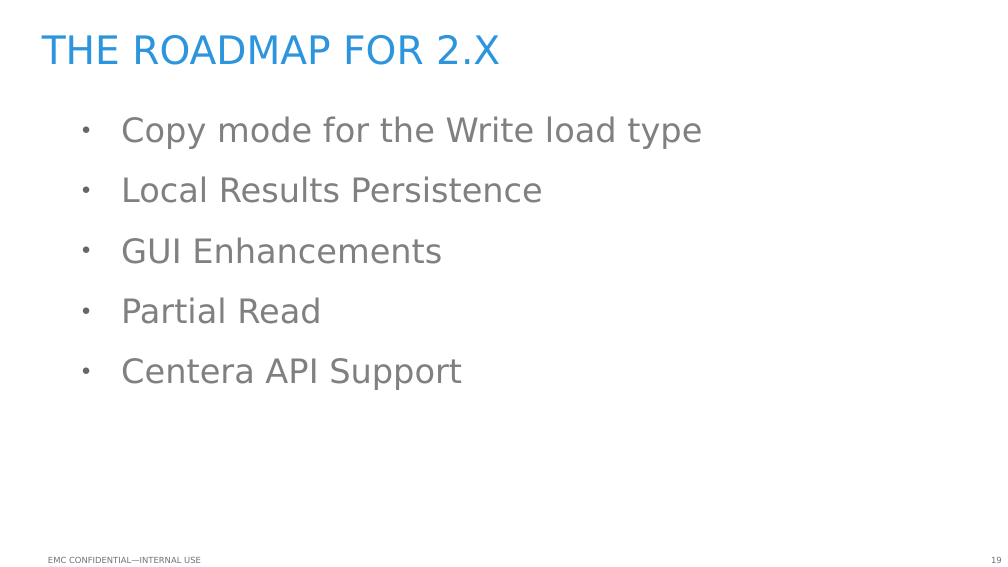
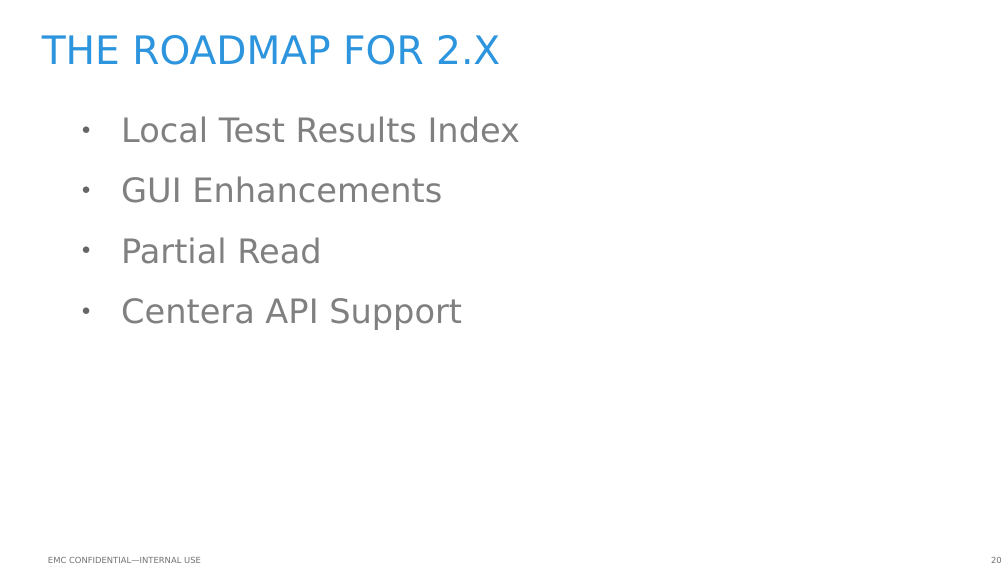
Before and after one commit to emc-mongoose/mongoose, a slide deck: slide 20 of doc/emcmongoosev2.odp (slide 19 before the commit). Drawn at 1008x567 pixels with LibreOffice and Linux fonts; fonts in the diff are those of the drawing; background and template pictures are left out. Boxes give left, top, right and bottom in pixels: in the first picture for what was removed or moved away, otherwise in the second. Text is boxed around its words. In the diff, an @@ line names an element or a change of style, - is before the commit and + after.

Commit message:
updated the presentation

```diff
--- a/doc/emcmongoosev2.odp
+++ b/doc/emcmongoosev2.odp
@@ text at [121, 116, 520, 143]: text changed @@
-● Copy mode for the Write load type
-● Local Results Persistence
+● Local Test Results Index
@@ page number at [991, 557, 1002, 563]: text changed @@
-19
+20
```
Also in this commit, not shown: 1 other slide changed, 1 slide added, 2 other files.
